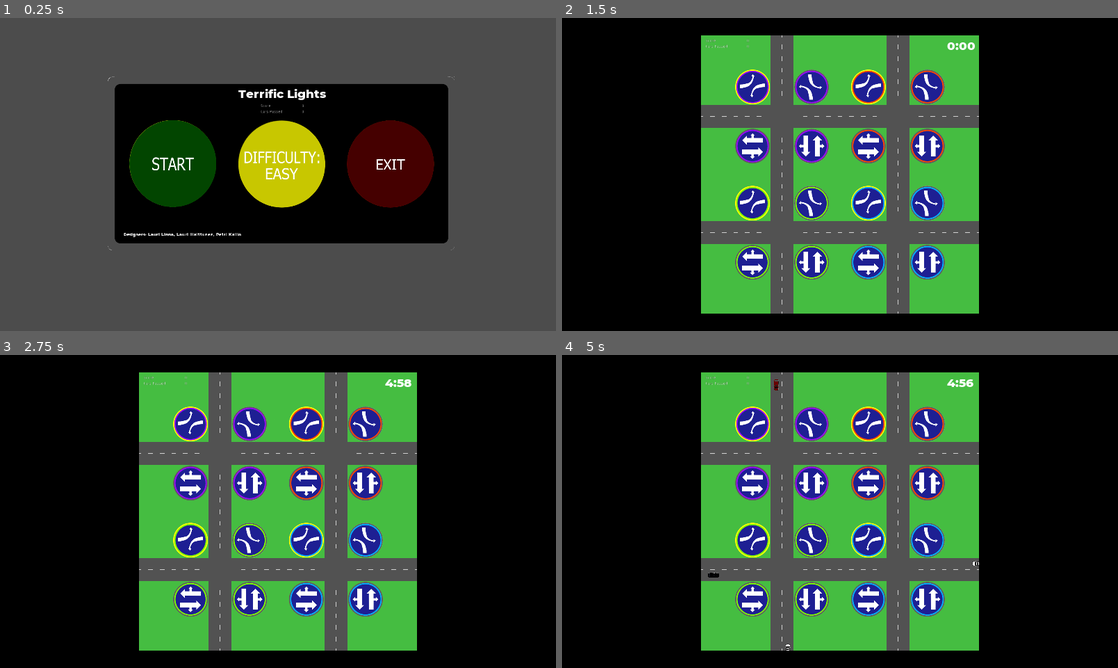
Above: before the commit, frames 1-4 (two rows, left to right).
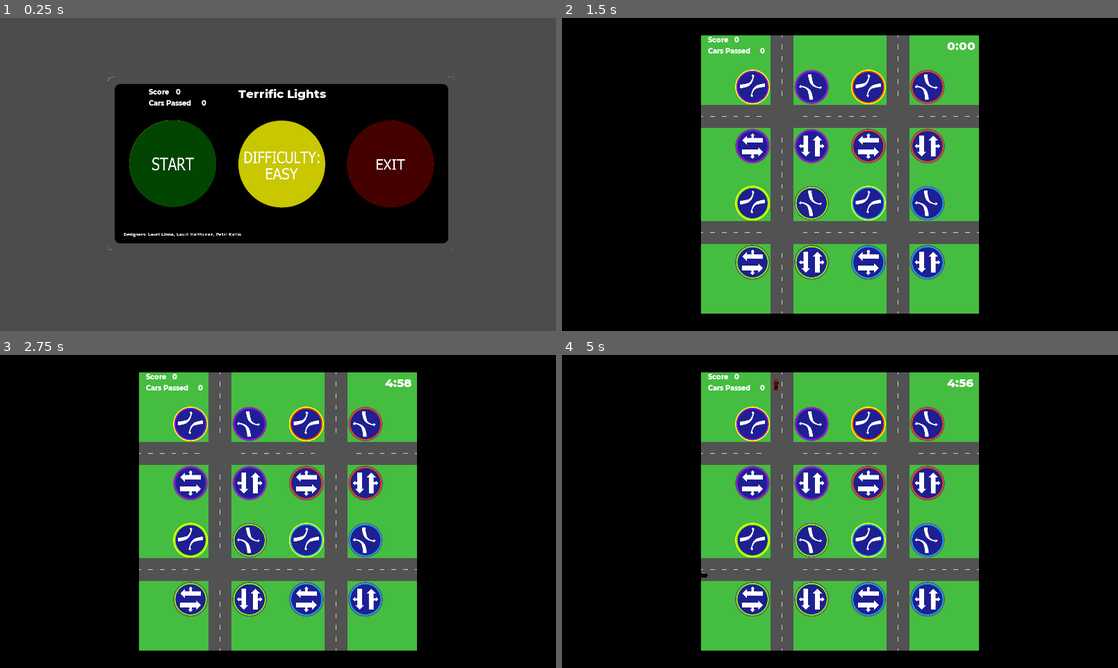
Above: after the commit, the same moments.

Repository: nicohi/terrific-lights-multiplayer
Game: Godot game, scene res://MainMenu/MainMenu.tscn
The game is run twice, just before and just after one commit, with the same random seed, the same clock (stepped at 60 frames per second) and the same inputs.
Inputs (mouse positions are in pixels of both pictures, inside the frame that each line leads up to):
- Up to frame 1 (0.25 s): no input
- Up to frame 2 (1.5 s): click (734, 165) at 0.52 s; tap Enter at 1.25 s; move the mouse to (962, 158) at 1.27 s; click (962, 158) at 1.42 s
- Up to frame 3 (2.75 s): tap Space at 2 s; move the mouse to (166, 527) at 2.02 s; click (166, 527) at 2.17 s
- Up to frame 4 (5 s): move the mouse to (895, 442) at 2.77 s; click (895, 442) at 2.92 s; tap Enter at 3.5 s; move the mouse to (812, 574) at 3.52 s; click (812, 574) at 3.67 s; tap Space at 4.25 s; move the mouse to (1006, 558) at 4.27 s; click (1006, 558) at 4.42 s

The runs differ from the first frame. In frame 1, 0.2% of the frame differs, in the area x 26-55%, y 22-31%; in frame 2, 0.2%; in frame 3, 0.2%; in frame 4, 0.3%, in the area x 25-75%, y 6-95%.

Commit message:
better visual indicators in gameovermenu + car spawning changes

Diff:
--- a/Car/Car.gd
+++ b/Car/Car.gd
@@ -4,7 +4,7 @@
 
 # this signal is emitted when the car leaves the route
 signal car_exited(car, points)
-signal game_over
+signal game_over(car)
 
 # constants for car control
 const ACCELERATION := Globals.TILE_SIDE_LEN * 0.6
@@ -42,7 +42,7 @@
 	_reset_car()
 
 func _game_over():
-	emit_signal("game_over")
+	emit_signal("game_over", self)
 
 # Called when the car should start driving.
 func _go():
--- a/Car/Car.tscn
+++ b/Car/Car.tscn
@@ -112,4 +112,5 @@
 stream = SubResource( 5 )
 volume_db = -24.0
 bus = "Cars"
+
 [connection signal="timeout" from="Honkabilly/HonkTimer" to="Honkabilly" method="_on_HonkTimer_timeout"]
--- a/MainMenu/MainMenu.tscn
+++ b/MainMenu/MainMenu.tscn
@@ -31,15 +31,18 @@
 [node name="Sprite" parent="MainMenuEasy/ExitButton/Button" index="0"]
 position = Vector2( 157, 154 )
 
+[node name="ScoreDisplay" parent="MainMenuEasy" index="6"]
+margin_left = 514.464
+margin_top = 240.304
+margin_right = 727.464
+margin_bottom = 286.304
+
 [node name="MenuMusic" type="AudioStreamPlayer" parent="."]
 stream = ExtResource( 1 )
 volume_db = -3.0
 autoplay = true
 
 [editable path="MainMenuEasy"]
-
 [editable path="MainMenuEasy/StartButton"]
-
 [editable path="MainMenuEasy/DifficultyButton"]
-
 [editable path="MainMenuEasy/ExitButton"]
--- a/Map/Map.gd
+++ b/Map/Map.gd
@@ -58,23 +58,36 @@
 	emit_signal("score_changed", Globals.score, Globals.cars_passed)
 	car.setRoute(road.randomRoute())
 
-func _game_over():
+func _game_over(car: Car):
 	darken.show()
 	get_tree().paused = true
 	gameOverPopUp.popup_centered()
+	car.set_as_toplevel(true)
+	var carSprite = car.find_node("Sprite")
+	carSprite.modulate = Color(2, 0, 0, 1)
+	var gameOverLabel = gameOverPopUp.find_node("GameOverLabel")
+	gameOverLabel.text = "GAME OVER"
+	gameOverLabel.add_color_override("font_color", Color(1, 0, 0, 1))
+	gameOverPopUp.find_node("ScoreLabel").text = ""
 
 # Every 12 seconds, release a number of Cars dependent on the difficulty level
 func _release_a_car():
 	if gameTimer.is_stopped():
 		gameTimer.start(GAME_TIME)
 
-	timer.wait_time = 12
+#	timer.wait_time = 12
+#	if cars.size():
+#		for _i in range(Globals.CARS_PER_SEC):
+#			var car = cars.pop_front()
+#			if car != null and car.route.getTileAtInd(0).isFree():
+#				car.position = car.route.getTileAtInd(0).position
+#				car._go()
+	timer.wait_time = 12 / Globals.CARS_PER_SEC
 	if cars.size():
-		for _i in range(Globals.CARS_PER_SEC):
-			var car = cars.pop_front()
-			if car != null and car.route.getTileAtInd(0).isFree():
-				car.position = car.route.getTileAtInd(0).position
-				car._go()
+		var car = cars.pop_front()
+		if car != null and car.route.getTileAtInd(0).isFree():
+			car.position = car.route.getTileAtInd(0).position
+			car._go()
 
 func _physics_process(delta):
 	timeDisplay.updateTime(gameTimer.time_left)
@@ -85,7 +98,13 @@
 
 
 func _on_GameTimer_timeout():
-	_game_over()
+	darken.show()
+	get_tree().paused = true
+	gameOverPopUp.popup_centered()
+	var gameOverLabel = gameOverPopUp.find_node("GameOverLabel")
+	gameOverLabel.text = "VICTORY"
+	gameOverLabel.add_color_override("font_color", Color(0, 1, 0, 1))
+	gameOverPopUp.find_node("ScoreLabel").text = "Score: " + str(Globals.score)
 
 func _on_ReturnToMenuButton_pressed():
 	darken.hide()
--- a/Map/Map.tscn
+++ b/Map/Map.tscn
@@ -1,6 +1,7 @@
-[gd_scene load_steps=41 format=2]
+[gd_scene load_steps=49 format=2]
 
 [ext_resource path="res://Lights/Light_option_31.jpg" type="Texture" id=1]
+[ext_resource path="res://MainMenu/Montserrat-ExtraBold.ttf" type="DynamicFontData" id=2]
 [ext_resource path="res://Lights/Light_option_41_Light.jpg" type="Texture" id=3]
 [ext_resource path="res://Lights/Light_option_21.jpg" type="Texture" id=4]
 [ext_resource path="res://Lights/Light_option_11_Light.jpg" type="Texture" id=5]
@@ -41,6 +42,41 @@
 [ext_resource path="res://Sounds/1_CarExit.wav" type="AudioStream" id=40]
 [ext_resource path="res://MainMenu/Title.tres" type="DynamicFont" id=41]
 
+[sub_resource type="DynamicFont" id=1]
+size = 30
+outline_color = Color( 0.996078, 0.988235, 0.988235, 1 )
+font_data = ExtResource( 2 )
+
+[sub_resource type="DynamicFont" id=2]
+size = 30
+outline_color = Color( 0.996078, 0.988235, 0.988235, 1 )
+font_data = ExtResource( 2 )
+
+[sub_resource type="DynamicFont" id=3]
+size = 30
+outline_color = Color( 0.996078, 0.988235, 0.988235, 1 )
+font_data = ExtResource( 2 )
+
+[sub_resource type="DynamicFont" id=4]
+size = 42
+outline_color = Color( 0.996078, 0.988235, 0.988235, 1 )
+font_data = ExtResource( 2 )
+
+[sub_resource type="DynamicFont" id=7]
+size = 35
+outline_color = Color( 0.996078, 0.988235, 0.988235, 1 )
+font_data = ExtResource( 2 )
+
+[sub_resource type="DynamicFont" id=5]
+size = 30
+outline_color = Color( 0.996078, 0.988235, 0.988235, 1 )
+font_data = ExtResource( 2 )
+
+[sub_resource type="DynamicFont" id=6]
+size = 30
+outline_color = Color( 0.996078, 0.988235, 0.988235, 1 )
+font_data = ExtResource( 2 )
+
 [node name="Map" type="Node2D"]
 script = ExtResource( 6 )
 
@@ -254,36 +290,38 @@
 
 [node name="ResumeButton" type="Button" parent="PausePopup/VBoxContainer"]
 margin_right = 193.0
-margin_bottom = 58.0
-custom_fonts/font = ExtResource( 41 )
+margin_bottom = 44.0
+custom_fonts/font = SubResource( 1 )
 text = "Resume"
 __meta__ = {
 "_edit_use_anchors_": false
 }
 
 [node name="RestartButton" type="Button" parent="PausePopup/VBoxContainer"]
+margin_top = 48.0
 margin_right = 193.0
-margin_bottom = 58.0
-custom_fonts/font = ExtResource( 41 )
-text = "Restart"
+margin_bottom = 92.0
+custom_fonts/font = SubResource( 2 )
+text = "Retry"
 __meta__ = {
 "_edit_use_anchors_": false
 }
 
 [node name="QuitButton" type="Button" parent="PausePopup/VBoxContainer"]
+margin_top = 96.0
 margin_right = 193.0
-margin_bottom = 58.0
-custom_fonts/font = ExtResource( 41 )
-text = "Quit"
+margin_bottom = 140.0
+custom_fonts/font = SubResource( 3 )
+text = "Main Menu"
 __meta__ = {
 "_edit_use_anchors_": false
 }
 
 [node name="ScoreDisplay" parent="." instance=ExtResource( 38 )]
-margin_left = 496.0
-margin_top = 72.0
-margin_right = 536.0
-margin_bottom = 112.0
+margin_left = 503.0
+margin_top = 60.0
+margin_right = 543.0
+margin_bottom = 100.0
 
 [node name="GameTimer" type="Timer" parent="."]
 wait_time = 300.0
@@ -301,6 +339,7 @@
 
 [node name="GameOverPopupMenu" type="Popup" parent="."]
 pause_mode = 2
+visible = true
 margin_left = 802.0
 margin_top = 382.0
 margin_right = 1118.0
@@ -323,10 +362,13 @@
 margin_top = 31.0
 margin_right = 316.0
 margin_bottom = 83.0
-custom_fonts/font = ExtResource( 41 )
+custom_fonts/font = SubResource( 4 )
 custom_colors/font_color = Color( 0.843137, 0.109804, 0.109804, 1 )
 text = "GAME OVER"
 align = 1
+__meta__ = {
+"_edit_use_anchors_": false
+}
 
 [node name="Options" type="VBoxContainer" parent="GameOverPopupMenu"]
 margin_top = 84.0
@@ -336,21 +378,28 @@
 "_edit_use_anchors_": false
 }
 
+[node name="ScoreLabel" type="Label" parent="GameOverPopupMenu/Options"]
+margin_right = 316.0
+margin_bottom = 43.0
+custom_fonts/font = SubResource( 7 )
+align = 1
+
+[node name="RetryButton" type="Button" parent="GameOverPopupMenu/Options"]
+margin_top = 47.0
+margin_right = 316.0
+margin_bottom = 91.0
+custom_fonts/font = SubResource( 5 )
+text = "Retry"
+
 [node name="ReturnToMenuButton" type="Button" parent="GameOverPopupMenu/Options"]
+margin_top = 95.0
 margin_right = 316.0
-margin_bottom = 58.0
-custom_fonts/font = ExtResource( 41 )
+margin_bottom = 139.0
+custom_fonts/font = SubResource( 6 )
 text = "Main Menu"
 __meta__ = {
 "_edit_use_anchors_": false
 }
-
-[node name="RetryButton" type="Button" parent="GameOverPopupMenu/Options"]
-margin_top = 62.0
-margin_right = 316.0
-margin_bottom = 120.0
-custom_fonts/font = ExtResource( 41 )
-text = "Retry"
 
 [node name="Polygon2D" type="Polygon2D" parent="."]
 color = Color( 0, 0, 0, 1 )
@@ -358,51 +407,33 @@
 __meta__ = {
 "_edit_lock_": true
 }
+
 [connection signal="pressed" from="PausePopup/VBoxContainer/ResumeButton" to="." method="_on_ResumeButton_pressed"]
 [connection signal="pressed" from="PausePopup/VBoxContainer/RestartButton" to="." method="_on_ResumeButton_pressed"]
 [connection signal="pressed" from="PausePopup/VBoxContainer/RestartButton" to="." method="_on_RestartButton_pressed"]
 [connection signal="pressed" from="PausePopup/VBoxContainer/QuitButton" to="." method="_on_ResumeButton_pressed"]
 [connection signal="pressed" from="PausePopup/VBoxContainer/QuitButton" to="." method="_on_QuitButton_pressed"]
 [connection signal="timeout" from="GameTimer" to="." method="_on_GameTimer_timeout"]
+[connection signal="pressed" from="GameOverPopupMenu/Options/RetryButton" to="." method="_on_RetryButton_pressed"]
 [connection signal="pressed" from="GameOverPopupMenu/Options/ReturnToMenuButton" to="." method="_on_ReturnToMenuButton_pressed"]
-[connection signal="pressed" from="GameOverPopupMenu/Options/RetryButton" to="." method="_on_RetryButton_pressed"]
 
 [editable path="Road/UpperLeft"]
-
 [editable path="Road/UpperLeft/NorthSouthRight"]
-
 [editable path="Road/UpperLeft/NorthSouthLeft"]
-
 [editable path="Road/UpperLeft/EastWestRight"]
-
 [editable path="Road/UpperLeft/EastWestLeft"]
-
 [editable path="Road/UpperRight"]
-
 [editable path="Road/UpperRight/NorthSouthRight"]
-
 [editable path="Road/UpperRight/NorthSouthLeft"]
-
 [editable path="Road/UpperRight/EastWestRight"]
-
 [editable path="Road/UpperRight/EastWestLeft"]
-
 [editable path="Road/LowerRight"]
-
 [editable path="Road/LowerRight/NorthSouthRight"]
-
 [editable path="Road/LowerRight/NorthSouthLeft"]
-
 [editable path="Road/LowerRight/EastWestRight"]
-
 [editable path="Road/LowerRight/EastWestLeft"]
-
 [editable path="Road/LowerLeft"]
-
 [editable path="Road/LowerLeft/NorthSouthRight"]
-
 [editable path="Road/LowerLeft/NorthSouthLeft"]
-
 [editable path="Road/LowerLeft/EastWestRight"]
-
 [editable path="Road/LowerLeft/EastWestLeft"]
--- a/UI/ScoreDisplay.tscn
+++ b/UI/ScoreDisplay.tscn
@@ -1,44 +1,72 @@
-[gd_scene load_steps=2 format=2]
+[gd_scene load_steps=7 format=2]
 
 [ext_resource path="res://UI/ScoreDisplay.gd" type="Script" id=1]
+[ext_resource path="res://MainMenu/Montserrat-ExtraBold.ttf" type="DynamicFontData" id=2]
+
+[sub_resource type="DynamicFont" id=1]
+size = 25
+outline_color = Color( 0.996078, 0.988235, 0.988235, 1 )
+font_data = ExtResource( 2 )
+
+[sub_resource type="DynamicFont" id=2]
+size = 25
+outline_color = Color( 0.996078, 0.988235, 0.988235, 1 )
+font_data = ExtResource( 2 )
+
+[sub_resource type="DynamicFont" id=3]
+size = 25
+outline_color = Color( 0.996078, 0.988235, 0.988235, 1 )
+font_data = ExtResource( 2 )
+
+[sub_resource type="DynamicFont" id=4]
+size = 25
+outline_color = Color( 0.996078, 0.988235, 0.988235, 1 )
+font_data = ExtResource( 2 )
 
 [node name="ScoreDisplay" type="Control"]
-margin_right = 40.0
-margin_bottom = 40.0
+margin_right = 321.0
+margin_bottom = 97.0
 script = ExtResource( 1 )
 __meta__ = {
 "_edit_use_anchors_": false
 }
 
 [node name="ScoreHeading" type="Label" parent="."]
-margin_right = 80.0
-margin_bottom = 14.0
+margin_right = 75.0
+margin_bottom = 32.0
+custom_fonts/font = SubResource( 1 )
 text = "Score"
 __meta__ = {
 "_edit_use_anchors_": false
 }
 
 [node name="Score" type="Label" parent="."]
-margin_left = 100.0
-margin_right = 150.0
-margin_bottom = 14.0
+margin_left = 89.2721
+margin_right = 110.272
+margin_bottom = 32.0
+custom_fonts/font = SubResource( 2 )
 text = "0"
 align = 2
+__meta__ = {
+"_edit_use_anchors_": false
+}
 
 [node name="CarsPassedHeading" type="Label" parent="."]
-margin_top = 20.0
-margin_right = 100.0
-margin_bottom = 34.0
+margin_top = 38.0
+margin_right = 161.0
+margin_bottom = 73.0
+custom_fonts/font = SubResource( 3 )
 text = "Cars Passed"
 __meta__ = {
 "_edit_use_anchors_": false
 }
 
 [node name="CarsPassed" type="Label" parent="."]
-margin_left = 100.0
-margin_top = 20.0
-margin_right = 150.0
-margin_bottom = 40.0
+margin_left = 180.423
+margin_top = 38.0
+margin_right = 197.423
+margin_bottom = 70.0
+custom_fonts/font = SubResource( 4 )
 text = "0"
 align = 2
 __meta__ = {
